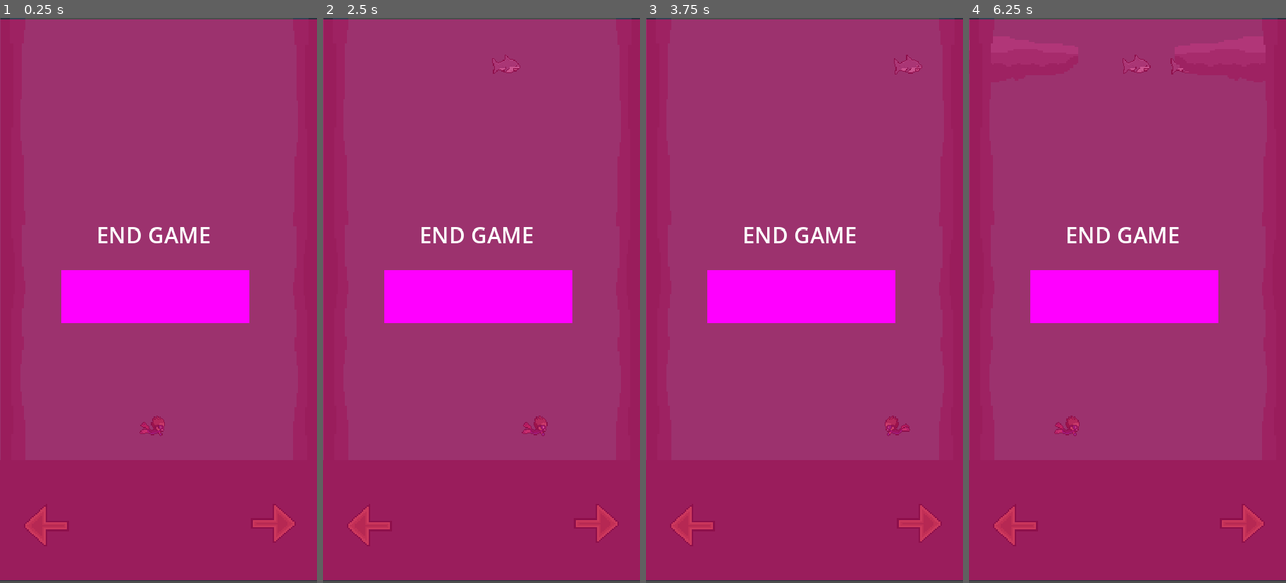
Above: before the commit, frames 1-4 (left to right).
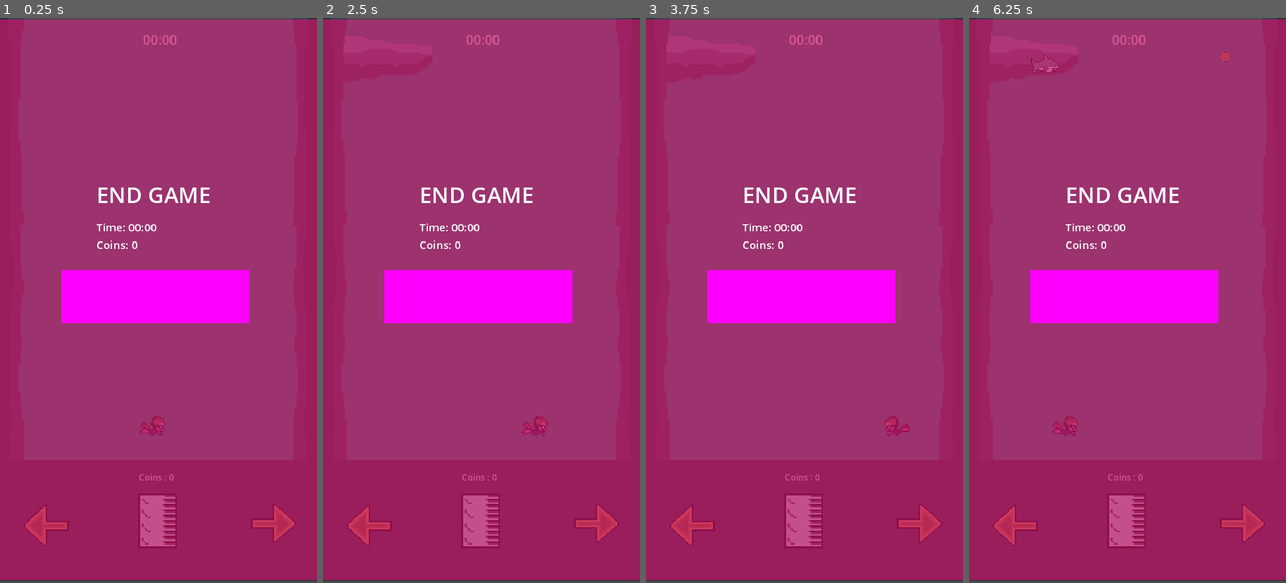
Above: after the commit, the same moments.

Repository: TreliaGT/Diver-Game-Godot
Game: Godot game, scene res://scenes/main.tscn
Same seed, same stepped clock (60 frames per second), same inputs: the game is played once before the commit and once after it.
Inputs:
- Up to frame 1 (0.25 s): no input
- Up to frame 2 (2.5 s): tap Enter at 0.5 s; hold Right (ui_right) 0.53-1.28 s; hold Left (ui_left) 1.28-2.03 s; hold Right (ui_right) from 2.03 s (still down)
- Up to frame 3 (3.75 s): release Right (ui_right) at 3.53 s; hold Left (ui_left) from 3.53 s (still down)
- Up to frame 4 (6.25 s): release Left (ui_left) at 5.78 s; hold Right (ui_right) from 5.78 s (still down)

The runs differ from the first frame. In frame 1, 1.9% of the frame differs, in the area x 0-67%, y 0-94%; in frame 2, 2.0%; in frame 3, 2.0%; in frame 4, 2.2%, in the area x 0-83%, y 0-94%.

Commit message:
Added time

Diff:
--- a/scenes/main.tscn
+++ b/scenes/main.tscn
@@ -7,6 +7,13 @@
 [ext_resource type="Script" path="res://scripts/managers/moving_objects.gd" id="2_roqd1"]
 [ext_resource type="Texture2D" uid="uid://b0ojbju0h5ymh" path="res://assets/Environment.png" id="3_5uk8a"]
 [ext_resource type="PackedScene" uid="uid://dvuryhjwwayrg" path="res://scenes/objects/rocks.tscn" id="4_mnnsj"]
+[ext_resource type="PackedScene" uid="uid://c5vj1uo3fplqv" path="res://scenes/objects/rocks_1.tscn" id="5_ey4jd"]
+[ext_resource type="PackedScene" uid="uid://bgyhnccvvfcq2" path="res://scenes/objects/rocks_2.tscn" id="6_snybs"]
+[ext_resource type="PackedScene" uid="uid://b2vtnnlo1l0ki" path="res://scenes/objects/rocks_3.tscn" id="7_c6enu"]
+[ext_resource type="PackedScene" uid="uid://bswlhgwoxkn6j" path="res://scenes/objects/shark_2.tscn" id="8_0v1he"]
+[ext_resource type="PackedScene" uid="uid://5sh7ivam4bi7" path="res://scenes/objects/shark_3.tscn" id="9_8gmst"]
+[ext_resource type="PackedScene" uid="uid://bf36bjhm442yt" path="res://scenes/objects/coins.tscn" id="10_bas83"]
+[ext_resource type="PackedScene" uid="uid://dhwjh018ru7xn" path="res://scenes/objects/bubble.tscn" id="11_s14fr"]
 
 [sub_resource type="Resource" id="Resource_i5k5u"]
 script = ExtResource("2_roqd1")
@@ -16,7 +23,42 @@
 [sub_resource type="Resource" id="Resource_q5igr"]
 script = ExtResource("2_roqd1")
 scene = ExtResource("4_mnnsj")
+spawn_chance = 3.0
+
+[sub_resource type="Resource" id="Resource_e5t11"]
+script = ExtResource("2_roqd1")
+scene = ExtResource("5_ey4jd")
+spawn_chance = 2.0
+
+[sub_resource type="Resource" id="Resource_ut5gj"]
+script = ExtResource("2_roqd1")
+scene = ExtResource("6_snybs")
 spawn_chance = 1.0
+
+[sub_resource type="Resource" id="Resource_3e151"]
+script = ExtResource("2_roqd1")
+scene = ExtResource("7_c6enu")
+spawn_chance = 1.0
+
+[sub_resource type="Resource" id="Resource_lp666"]
+script = ExtResource("2_roqd1")
+scene = ExtResource("8_0v1he")
+spawn_chance = 3.0
+
+[sub_resource type="Resource" id="Resource_36gkm"]
+script = ExtResource("2_roqd1")
+scene = ExtResource("9_8gmst")
+spawn_chance = 2.0
+
+[sub_resource type="Resource" id="Resource_478yr"]
+script = ExtResource("2_roqd1")
+scene = ExtResource("10_bas83")
+spawn_chance = 3.0
+
+[sub_resource type="Resource" id="Resource_hhj7f"]
+script = ExtResource("2_roqd1")
+scene = ExtResource("11_s14fr")
+spawn_chance = 3.0
 
 [sub_resource type="RectangleShape2D" id="RectangleShape2D_s1ax8"]
 size = Vector2(58.5, 1016)
@@ -33,7 +75,7 @@
 
 [node name="Main" type="Node2D"]
 script = ExtResource("1_omo5f")
-moving_object_types = Array[ExtResource("2_roqd1")]([SubResource("Resource_i5k5u"), SubResource("Resource_q5igr")])
+moving_object_types = Array[ExtResource("2_roqd1")]([SubResource("Resource_i5k5u"), SubResource("Resource_q5igr"), SubResource("Resource_e5t11"), SubResource("Resource_ut5gj"), SubResource("Resource_3e151"), SubResource("Resource_lp666"), SubResource("Resource_36gkm"), SubResource("Resource_478yr"), SubResource("Resource_hhj7f")])
 
 [node name="Background" type="CanvasLayer" parent="."]
 layer = -1
@@ -49,6 +91,7 @@
 [node name="UI" type="CanvasLayer" parent="."]
 
 [node name="Area2D" type="StaticBody2D" parent="UI"]
+position = Vector2(-4, 0)
 disable_mode = 2
 collision_layer = 3
 
@@ -80,6 +123,20 @@
 [node name="CollisionShape2D" type="CollisionShape2D" parent="UI/Area2D2"]
 position = Vector2(-24.25, 496)
 shape = SubResource("RectangleShape2D_s1ax8")
+
+[node name="TimerLabel" type="Label" parent="UI"]
+unique_name_in_owner = true
+anchors_preset = -1
+anchor_right = 0.148
+offset_left = 325.0
+offset_top = 27.0
+offset_right = 257.404
+offset_bottom = 66.0
+size_flags_horizontal = 6
+size_flags_vertical = 0
+theme_override_font_sizes/font_size = 30
+text = "0:00"
+horizontal_alignment = 1
 
 [node name="ColorRect" type="ColorRect" parent="UI"]
 anchors_preset = -1
@@ -105,6 +162,26 @@
 texture_normal = SubResource("AtlasTexture_7aggo")
 metadata/_edit_use_anchors_ = true
 
+[node name="CoinLabel" type="Label" parent="UI/ColorRect"]
+unique_name_in_owner = true
+layout_mode = 0
+offset_left = 232.0
+offset_top = 25.0
+offset_right = 490.0
+offset_bottom = 59.0
+theme_override_font_sizes/font_size = 20
+text = "Coins : 0"
+horizontal_alignment = 1
+
+[node name="Tank" type="Sprite2D" parent="UI/ColorRect"]
+unique_name_in_owner = true
+position = Vector2(363, 139)
+scale = Vector2(4, 4)
+texture = ExtResource("1_xa8jx")
+hframes = 11
+vframes = 2
+frame = 10
+
 [node name="Player" parent="." instance=ExtResource("2_1htvt")]
 position = Vector2(347, 923)
 
@@ -124,19 +201,28 @@
 color = Color(0.776471, 0.0823529, 0.407843, 0.717647)
 metadata/_edit_use_anchors_ = true
 
-[node name="Label" type="Label" parent="EndGame/ColorRect"]
+[node name="Status" type="Label" parent="EndGame/ColorRect"]
+unique_name_in_owner = true
 layout_mode = 0
 offset_left = 222.0
 offset_top = 451.0
 offset_right = 456.0
-offset_bottom = 542.0
-theme_override_font_sizes/font_size = 50
+offset_bottom = 489.0
+theme_override_font_sizes/font_size = 25
 text = "END GAME"
 
 [node name="Start Again" type="TouchScreenButton" parent="EndGame/ColorRect"]
 position = Vector2(142, 568)
 scale = Vector2(427, 119)
 texture_normal = SubResource("PlaceholderTexture2D_tbs2w")
+
+[node name="Endgame" type="Label" parent="EndGame/ColorRect"]
+offset_left = 222.0
+offset_top = 361.0
+offset_right = 482.0
+offset_bottom = 431.0
+theme_override_font_sizes/font_size = 50
+text = "END GAME"
 
 [connection signal="pressed" from="UI/ColorRect/Right" to="Player" method="_on_right_pressed"]
 [connection signal="released" from="UI/ColorRect/Right" to="Player" method="_on_released"]
--- /dev/null
+++ b/scenes/objects/bubble.tscn
@@ -0,0 +1,35 @@
+[gd_scene load_steps=5 format=3 uid="uid://dhwjh018ru7xn"]
+
+[ext_resource type="Texture2D" uid="uid://b0ojbju0h5ymh" path="res://assets/Environment.png" id="1_bw23a"]
+[ext_resource type="Script" path="res://scripts/objects/bubble.gd" id="1_j56gf"]
+
+[sub_resource type="Curve2D" id="Curve2D_kopya"]
+_data = {
+"points": PackedVector2Array(0, 0, 0, 0, 103, 89, 0, 0, 0, 0, 592, 88)
+}
+point_count = 2
+
+[sub_resource type="CircleShape2D" id="CircleShape2D_pvwi2"]
+radius = 34.3657
+
+[node name="bubble" type="Path2D"]
+curve = SubResource("Curve2D_kopya")
+script = ExtResource("1_j56gf")
+
+[node name="PathFollow2D" type="PathFollow2D" parent="."]
+position = Vector2(103, 89)
+rotation = -0.00204499
+
+[node name="Area2D" type="Area2D" parent="PathFollow2D"]
+
+[node name="Sprite2D" type="Sprite2D" parent="PathFollow2D/Area2D"]
+scale = Vector2(3, 3)
+texture = ExtResource("1_bw23a")
+hframes = 3
+vframes = 4
+frame = 9
+
+[node name="CollisionShape2D" type="CollisionShape2D" parent="PathFollow2D/Area2D"]
+shape = SubResource("CircleShape2D_pvwi2")
+
+[connection signal="body_entered" from="PathFollow2D/Area2D" to="." method="_on_body_entered"]
--- /dev/null
+++ b/scenes/objects/coins.tscn
@@ -0,0 +1,34 @@
+[gd_scene load_steps=5 format=3 uid="uid://bf36bjhm442yt"]
+
+[ext_resource type="Script" path="res://scripts/objects/coins.gd" id="1_f68l7"]
+[ext_resource type="Texture2D" uid="uid://b0ojbju0h5ymh" path="res://assets/Environment.png" id="2_7oon1"]
+
+[sub_resource type="Curve2D" id="Curve2D_kopya"]
+_data = {
+"points": PackedVector2Array(0, 0, 0, 0, 103, 89, 0, 0, 0, 0, 592, 88)
+}
+point_count = 2
+
+[sub_resource type="CircleShape2D" id="CircleShape2D_qomee"]
+radius = 11.0
+
+[node name="Coins" type="Path2D"]
+curve = SubResource("Curve2D_kopya")
+script = ExtResource("1_f68l7")
+
+[node name="PathFollow2D" type="PathFollow2D" parent="."]
+position = Vector2(103, 89)
+rotation = -0.00204499
+
+[node name="Area2D" type="Area2D" parent="PathFollow2D"]
+
+[node name="Sprite2D" type="Sprite2D" parent="PathFollow2D/Area2D"]
+texture = ExtResource("2_7oon1")
+hframes = 3
+vframes = 4
+frame = 10
+
+[node name="CollisionShape2D" type="CollisionShape2D" parent="PathFollow2D/Area2D"]
+shape = SubResource("CircleShape2D_qomee")
+
+[connection signal="body_entered" from="PathFollow2D/Area2D" to="." method="_on_body_entered"]
--- a/scenes/objects/rocks.tscn
+++ b/scenes/objects/rocks.tscn
@@ -7,7 +7,7 @@
 region = Rect2(32, 0, 64, 32)
 
 [sub_resource type="RectangleShape2D" id="RectangleShape2D_nl6cb"]
-size = Vector2(256, 104)
+size = Vector2(255, 104)
 
 [node name="Rocks" type="Node2D"]
 
@@ -33,5 +33,5 @@
 flip_h = true
 
 [node name="CollisionShape2D" type="CollisionShape2D" parent="StaticBody2D2"]
-position = Vector2(1, -1)
+position = Vector2(-1.5, -1)
 shape = SubResource("RectangleShape2D_nl6cb")
--- /dev/null
+++ b/scenes/objects/rocks_1.tscn
@@ -0,0 +1,25 @@
+[gd_scene load_steps=4 format=3 uid="uid://c5vj1uo3fplqv"]
+
+[ext_resource type="Texture2D" uid="uid://b0ojbju0h5ymh" path="res://assets/Environment.png" id="1_6yllq"]
+
+[sub_resource type="AtlasTexture" id="AtlasTexture_co106"]
+atlas = ExtResource("1_6yllq")
+region = Rect2(32, 0, 64, 32)
+
+[sub_resource type="RectangleShape2D" id="RectangleShape2D_1g8cf"]
+size = Vector2(255, 115)
+
+[node name="Rocks1" type="Node2D"]
+
+[node name="StaticBody2D2" type="StaticBody2D" parent="."]
+position = Vector2(130, 92)
+
+[node name="Sprite2D" type="Sprite2D" parent="StaticBody2D2"]
+position = Vector2(-2, -6)
+scale = Vector2(4, 4)
+texture = SubResource("AtlasTexture_co106")
+flip_h = true
+
+[node name="CollisionShape2D" type="CollisionShape2D" parent="StaticBody2D2"]
+position = Vector2(-4.5, -2.5)
+shape = SubResource("RectangleShape2D_1g8cf")
--- /dev/null
+++ b/scenes/objects/rocks_2.tscn
@@ -0,0 +1,24 @@
+[gd_scene load_steps=4 format=3 uid="uid://bgyhnccvvfcq2"]
+
+[ext_resource type="Texture2D" uid="uid://b0ojbju0h5ymh" path="res://assets/Environment.png" id="1_2nbkp"]
+
+[sub_resource type="AtlasTexture" id="AtlasTexture_co106"]
+atlas = ExtResource("1_2nbkp")
+region = Rect2(32, 0, 64, 32)
+
+[sub_resource type="RectangleShape2D" id="RectangleShape2D_xhxaq"]
+size = Vector2(256, 117)
+
+[node name="Rocks2" type="Node2D"]
+
+[node name="StaticBody2D" type="StaticBody2D" parent="."]
+position = Vector2(589, 92)
+
+[node name="Sprite2D" type="Sprite2D" parent="StaticBody2D"]
+position = Vector2(-2, -6)
+scale = Vector2(4, 4)
+texture = SubResource("AtlasTexture_co106")
+
+[node name="CollisionShape2D" type="CollisionShape2D" parent="StaticBody2D"]
+position = Vector2(2, 1.5)
+shape = SubResource("RectangleShape2D_xhxaq")
--- /dev/null
+++ b/scenes/objects/rocks_3.tscn
@@ -0,0 +1,30 @@
+[gd_scene load_steps=4 format=3 uid="uid://b2vtnnlo1l0ki"]
+
+[ext_resource type="Texture2D" uid="uid://b0ojbju0h5ymh" path="res://assets/Environment.png" id="1_0pxml"]
+
+[sub_resource type="AtlasTexture" id="AtlasTexture_co106"]
+atlas = ExtResource("1_0pxml")
+region = Rect2(32, 0, 64, 32)
+
+[sub_resource type="RectangleShape2D" id="RectangleShape2D_570vv"]
+size = Vector2(375, 109)
+
+[node name="Rocks3" type="Node2D"]
+
+[node name="StaticBody2D" type="StaticBody2D" parent="."]
+position = Vector2(248, 92)
+
+[node name="Sprite2D2" type="Sprite2D" parent="StaticBody2D"]
+position = Vector2(210, -6)
+scale = Vector2(3, 3)
+texture = SubResource("AtlasTexture_co106")
+flip_h = true
+
+[node name="Sprite2D" type="Sprite2D" parent="StaticBody2D"]
+position = Vector2(22, -5)
+scale = Vector2(3, 3)
+texture = SubResource("AtlasTexture_co106")
+
+[node name="CollisionShape2D" type="CollisionShape2D" parent="StaticBody2D"]
+position = Vector2(117.5, -2)
+shape = SubResource("RectangleShape2D_570vv")
--- /dev/null
+++ b/scenes/objects/shark_2.tscn
@@ -0,0 +1,42 @@
+[gd_scene load_steps=6 format=3 uid="uid://bswlhgwoxkn6j"]
+
+[ext_resource type="Script" path="res://scripts/objects/shark.gd" id="1_sqcjo"]
+[ext_resource type="Texture2D" uid="uid://dpst7gbmbommc" path="res://assets/animals.png" id="2_gkb27"]
+
+[sub_resource type="Curve2D" id="Curve2D_nyh6l"]
+_data = {
+"points": PackedVector2Array(0, 0, 0, 0, 212, -2, 0, 0, 0, 0, 498, -1)
+}
+point_count = 2
+
+[sub_resource type="AtlasTexture" id="AtlasTexture_kdpa1"]
+atlas = ExtResource("2_gkb27")
+region = Rect2(0, 6.0817, 35.202, 27.5301)
+
+[sub_resource type="RectangleShape2D" id="RectangleShape2D_j3ja0"]
+size = Vector2(32.9931, 20)
+
+[node name="shark2" type="Node2D"]
+position = Vector2(132, 108)
+script = ExtResource("1_sqcjo")
+
+[node name="Path2D" type="Path2D" parent="."]
+position = Vector2(-207, 0)
+curve = SubResource("Curve2D_nyh6l")
+
+[node name="PathFollow2D" type="PathFollow2D" parent="Path2D"]
+position = Vector2(212, -2)
+rotation = 0.00349649
+
+[node name="Sharksprite" type="Area2D" parent="Path2D/PathFollow2D"]
+scale = Vector2(2, 2)
+
+[node name="Sprite2D" type="Sprite2D" parent="Path2D/PathFollow2D/Sharksprite"]
+texture = SubResource("AtlasTexture_kdpa1")
+flip_h = true
+
+[node name="CollisionShape2D" type="CollisionShape2D" parent="Path2D/PathFollow2D/Sharksprite"]
+position = Vector2(-0.996887, 0)
+shape = SubResource("RectangleShape2D_j3ja0")
+
+[connection signal="body_entered" from="Path2D/PathFollow2D/Sharksprite" to="." method="_on_sharksprite_body_entered"]
--- /dev/null
+++ b/scenes/objects/shark_3.tscn
@@ -0,0 +1,42 @@
+[gd_scene load_steps=6 format=3 uid="uid://5sh7ivam4bi7"]
+
+[ext_resource type="Script" path="res://scripts/objects/shark.gd" id="1_arx7t"]
+[ext_resource type="Texture2D" uid="uid://dpst7gbmbommc" path="res://assets/animals.png" id="2_vim3u"]
+
+[sub_resource type="Curve2D" id="Curve2D_nyh6l"]
+_data = {
+"points": PackedVector2Array(0, 0, 0, 0, 212, -2, 0, 0, 0, 0, 681, 2)
+}
+point_count = 2
+
+[sub_resource type="AtlasTexture" id="AtlasTexture_kdpa1"]
+atlas = ExtResource("2_vim3u")
+region = Rect2(0, 6.0817, 35.202, 27.5301)
+
+[sub_resource type="RectangleShape2D" id="RectangleShape2D_j3ja0"]
+size = Vector2(32.9931, 20)
+
+[node name="shark3" type="Node2D"]
+position = Vector2(132, 108)
+script = ExtResource("1_arx7t")
+
+[node name="Path2D" type="Path2D" parent="."]
+position = Vector2(-205, 0)
+curve = SubResource("Curve2D_nyh6l")
+
+[node name="PathFollow2D" type="PathFollow2D" parent="Path2D"]
+position = Vector2(212, -2)
+rotation = 0.00852858
+
+[node name="Sharksprite" type="Area2D" parent="Path2D/PathFollow2D"]
+scale = Vector2(2, 2)
+
+[node name="Sprite2D" type="Sprite2D" parent="Path2D/PathFollow2D/Sharksprite"]
+texture = SubResource("AtlasTexture_kdpa1")
+flip_h = true
+
+[node name="CollisionShape2D" type="CollisionShape2D" parent="Path2D/PathFollow2D/Sharksprite"]
+position = Vector2(-0.996887, 0)
+shape = SubResource("RectangleShape2D_j3ja0")
+
+[connection signal="body_entered" from="Path2D/PathFollow2D/Sharksprite" to="." method="_on_sharksprite_body_entered"]
--- a/scripts/main.gd
+++ b/scripts/main.gd
@@ -1,6 +1,4 @@
 extends Node2D
-
-
 # The time interval in seconds between spawns
 @export var spawn_interval: float = 2.0
 @export var move_speed: float = 100.0
@@ -10,11 +8,18 @@
 @onready var environment = $Environment
 @onready var end_game_ui = $EndGame
 @onready var Player = $Player
+@onready var coinlabel = %CoinLabel
+@onready var tankSprite = %Tank
+@onready var timerLabel = %TimerLabel
+@onready var endstatus = %Status
 
 var spawn_timer: Timer
+var tank_timer : Timer
+var tank : int = 10
 var viewport_size: Vector2
 var endgame: bool = false
-
+var coins :int = 0
+var elapsed_time: float = 0.0
 # Called when the node enters the scene tree for the first time.
 func _ready() -> void:
 	# Initialize the spawn timer
@@ -25,8 +30,23 @@
 	spawn_timer.connect("timeout", _on_spawn_timer_timeout)
 	add_child(spawn_timer)
 
+	tank_timer = Timer.new()
+
+	# Configure Timer properties
+	tank_timer.wait_time = 10.0
+	tank_timer.one_shot = false
+	tank_timer.autostart = true
+
+	# Connect the Timer's timeout signal to a function
+	tank_timer.connect("timeout", _tank_on_timer_timeout)
+	# Add Timer to the scene tree
+	add_child(tank_timer)
+
 	# Get viewport size
 	viewport_size = get_viewport().size
+
+	# Initialize label
+	timerLabel.text = "0:00"
 
 func _on_spawn_timer_timeout() -> void:
 	# Spawn a new object
@@ -43,10 +63,19 @@
 			environment.add_child(moving_object)
 			if moving_object.has_signal("endgame"):
 				moving_object.connect("endgame", _end_game)
+			if moving_object.has_signal("coin"):
+				moving_object.connect("coin", _get_coin)
+			if moving_object.has_signal("bubble"):
+				moving_object.connect("bubble", _get_bubble)
 			break
 
 func _process(delta: float) -> void:
 	if not endgame:
+		#Timer
+		elapsed_time += delta
+		var minutes = int(elapsed_time / 60)
+		var seconds = int(elapsed_time) % 60
+		timerLabel.text = "%02d:%02d" % [minutes, seconds]
 		# Iterate through all child nodes to move and check their positions
 		for child in environment.get_children():
 			if child is Node2D:
@@ -58,10 +87,30 @@
 		if(Player.position.y > viewport_size.y):
 			_end_game()
 
+#Lets the tank run out of oxygen
+func _tank_on_timer_timeout():
+	tank -= 1
+	tankSprite.frame = tank
+	if(tank == 0):
+		_end_game()
+
+#fills the tank once player obtains a bubble
+func _get_bubble() ->void:
+	if(tank != 10):
+		tank += 1
+		tankSprite.frame = tank
+
+#end the game
 func _end_game() -> void:
-	print("EndGame")
 	endgame = true
+	endstatus.text = "Time: %s \nCoins: %s" %  [timerLabel.text, str(coins)]
 	end_game_ui.visible = true
 
+#collects coins
+func _get_coin() -> void:
+	coins += 1
+	coinlabel.text = "Coins: %s" % coins
+
+#start again
 func _on_start_again_pressed() -> void:
 	get_tree().reload_current_scene()
--- /dev/null
+++ b/scripts/objects/bubble.gd
@@ -0,0 +1,15 @@
+extends Path2D
+
+signal bubble()
+
+@onready var process = $PathFollow2D
+
+func _on_body_entered(body: Node2D) -> void:
+	if body.name == "Player":
+		bubble.emit()
+		queue_free()
+
+
+func _ready() -> void:
+	var random_float = randf()
+	process.progress_ratio = random_float
--- /dev/null
+++ b/scripts/objects/coins.gd
@@ -0,0 +1,15 @@
+extends Path2D
+
+signal coin()
+
+@onready var process = $PathFollow2D
+
+func _on_body_entered(body: Node2D) -> void:
+	if body.name == "Player":
+		coin.emit()
+		queue_free()
+
+
+func _ready() -> void:
+	var random_float = randf()
+	process.progress_ratio = random_float
Not shown: 1 places in scenes/main.tscn that only renumber resources
